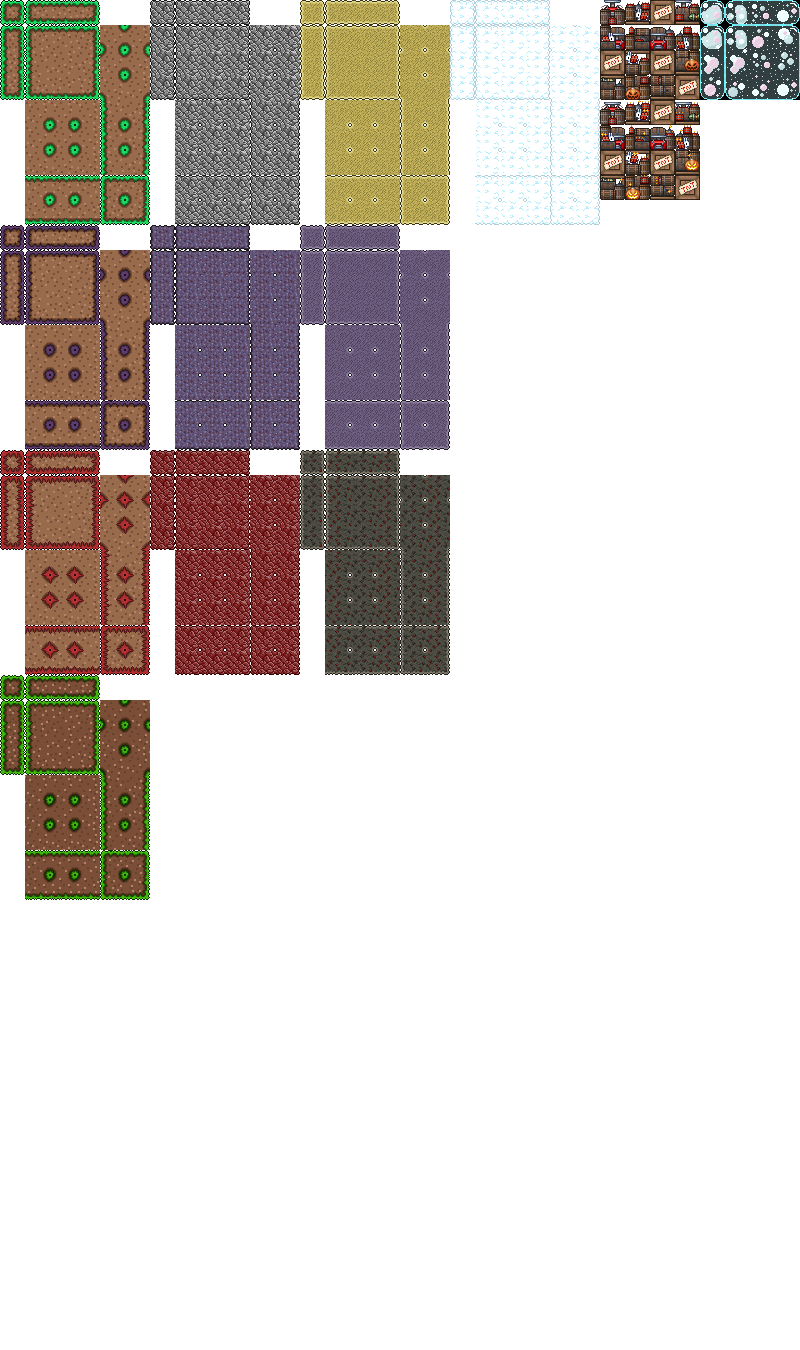
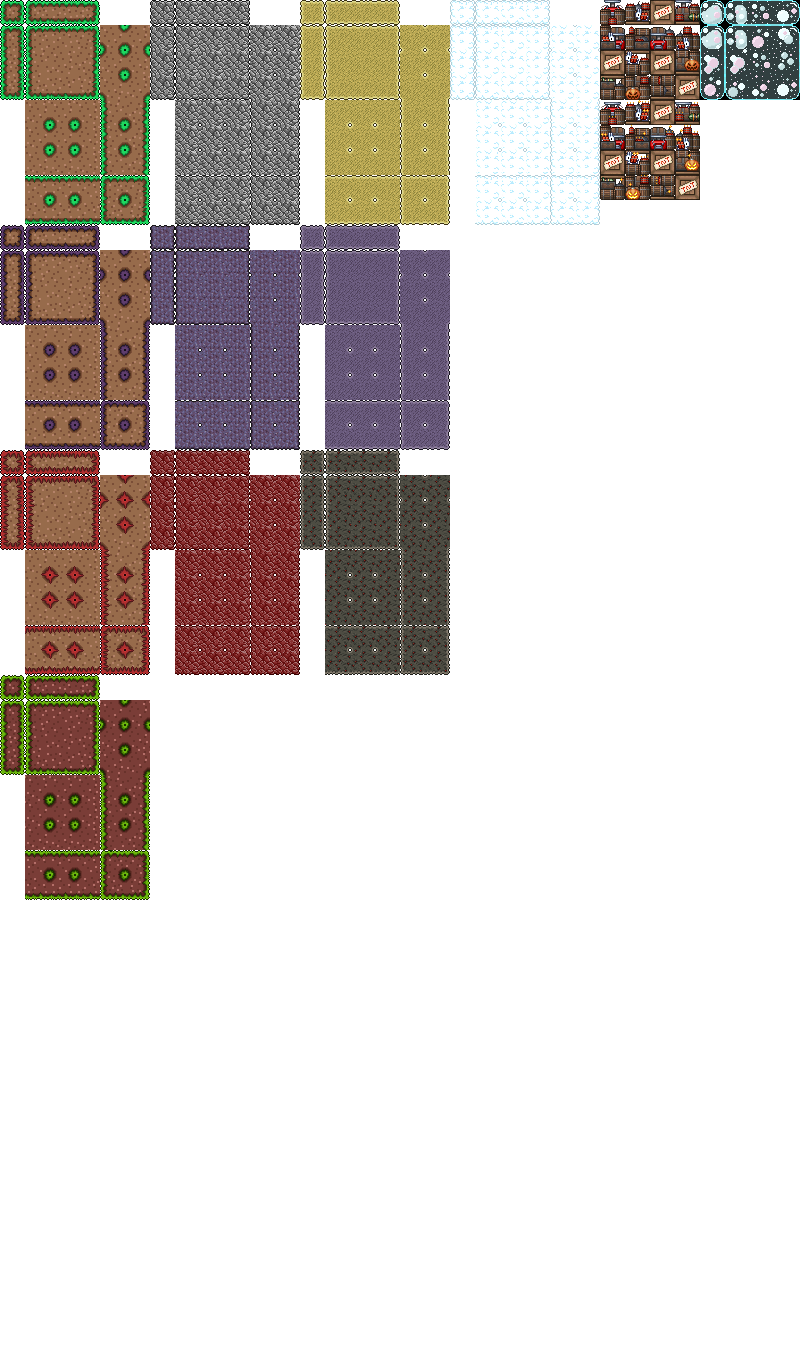
Revision of a layered 800x1350 image; what changed, layer by layer:
painted on "Jungle normal" over [0, 675, 150, 900]
